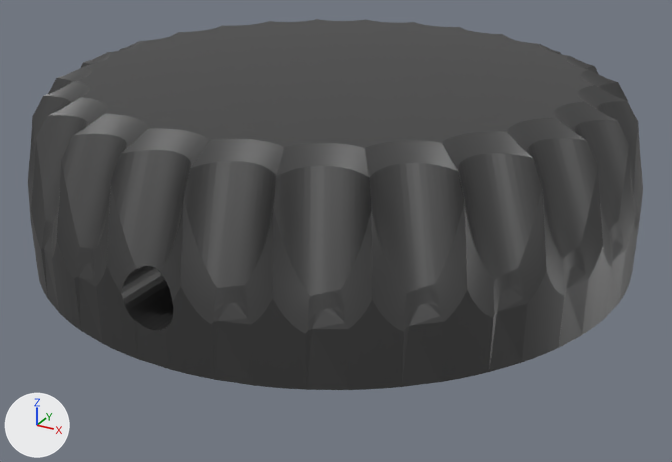
The Blender file assets/projects/encoder.blend: old version first, new version second.
Camera for both pictures: a camera (50 mm lens) standing at (-9.18, -24.88, 15.44) and looking at (-22.52, -0.63, 3.32). Every picture has the same lights, and +X, +Y and +Z are marked at lower left. The picture after the commit comes second.

Names of what the first picture shows: 'ec12_set_screw'.
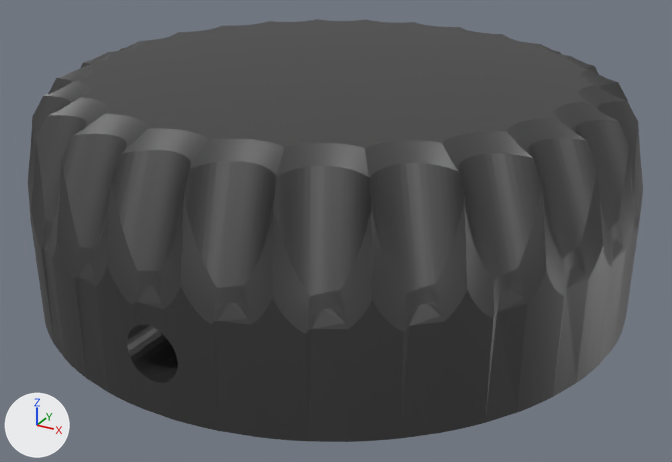
ob_cylinder is not drawn itself; it is used by a modifier of ob_ec12_set_screw.

Changed parts and their boxes (x1, y1, x2, y2) in the pictures (672 x 462 px; the box of a moved part takes in the faces that stretch with it):
'ec12_set_screw', reshaped (14% taller)
    before: (28, 19, 643, 390)
    after: (28, 19, 643, 442)
part 1 of me_ec12_with_skirt_002, moved or reshaped
    before: (31, 213, 639, 390)
    after: (31, 213, 639, 442)

The change, as a list of edits to the scene's bpy script:
```text
Change me_ec12_with_skirt_002:
    used by ob_ec12_set_screw; location = (-22.9, 0.0, 0.0)
    remove me_ec12_with_skirt_002.from_pydata(...)  # 8074 vertices, 15866 faces; spans x -9.5..9.5, y -9.5..9.5, z 3.0..8.5
    add me_ec12_with_skirt_002.from_pydata(...)  # 8074 vertices, 15866 faces; spans x -9.5..9.5, y -9.5..9.5, z 1.5..8.5
    me_ec12_with_skirt_002 part 1: 225 of the vertices in x -9.5..9.5, y -9.5..9.5, z 3.0 are moved by (0.0, 0.0, -1.5)
    me_ec12_with_skirt_002 part 2: 200 of the vertices in x -5.0..5.0, y -4.5..5.0, z 3.0 are moved by (0.0, 0.0, -1.5)
    me_ec12_with_skirt_002 part 3: 200 of the vertices in x -5.0..5.0, y -4.5..5.0, z 6.0 are moved by (0.0, 0.0, -1.5)
Change ob_cylinder:
    ob_cylinder.location: (-22.9, -8.191, 4.774) -> (-22.9, -8.191, 3.274)
```
